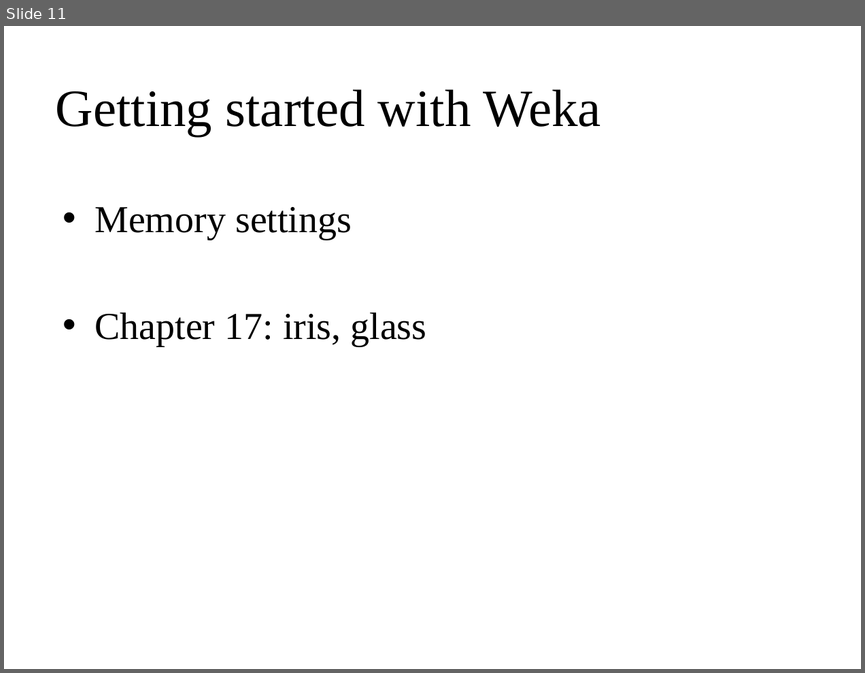
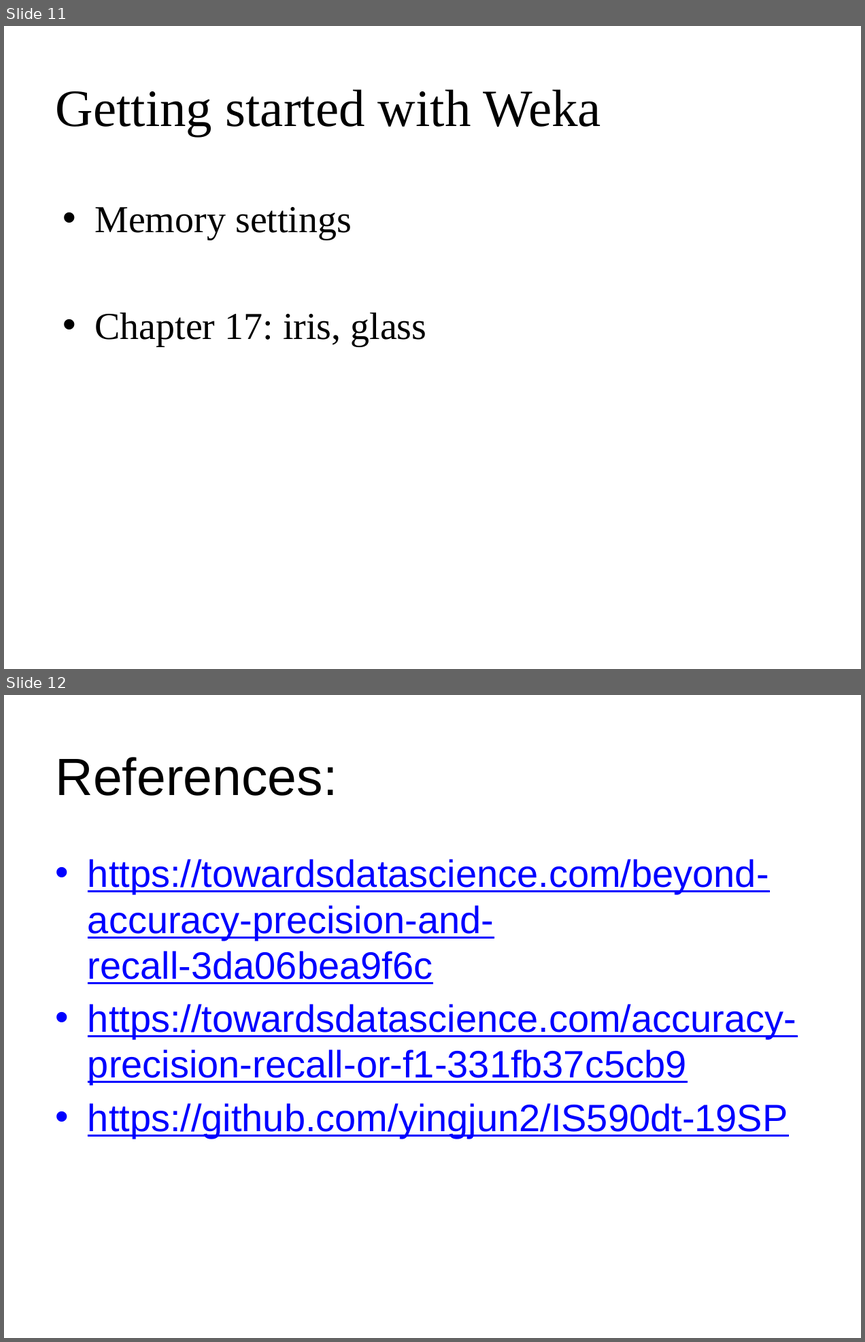
Before and after one commit to yingjun2/IS590dt-19SP, a slide deck: slides_week3.pptx. Shown one above the other, each under a label of ours: slide 11 before the commit, slides 11 and 12 after it. The pictures are 865x673 and 865x1342 pixels, drawn with LibreOffice and Linux fonts; fonts in the diff are those of the drawing; background and template pictures are left out. Boxes give left, top, right and bottom in pixels: in the first picture for what was removed or moved away, otherwise in the second. Text is boxed around its words. In the diff, an @@ line names an element or a change of style, - is before the commit and + after.

```diff
--- a/slides_week3.pptx
+++ b/slides_week3.pptx
@@ slide 12 added at (4, 695, 861, 1338), background picture (left out) @@
@@ title added at (56, 757, 338, 796), 44 pt, text #000000 @@
+References:
@@ text added at (88, 859, 796, 1138), 32 pt, text #0000FF, underline @@
+• https://towardsdatascience.com/beyond-accuracy-precision-and-recall-3da06bea9f6c
+• https://towardsdatascience.com/accuracy-precision-recall-or-f1-331fb37c5cb9
+• https://github.com/yingjun2/IS590dt-19SP
```
Also in this commit, not shown: 1 other slide added, 1 slide removed.
